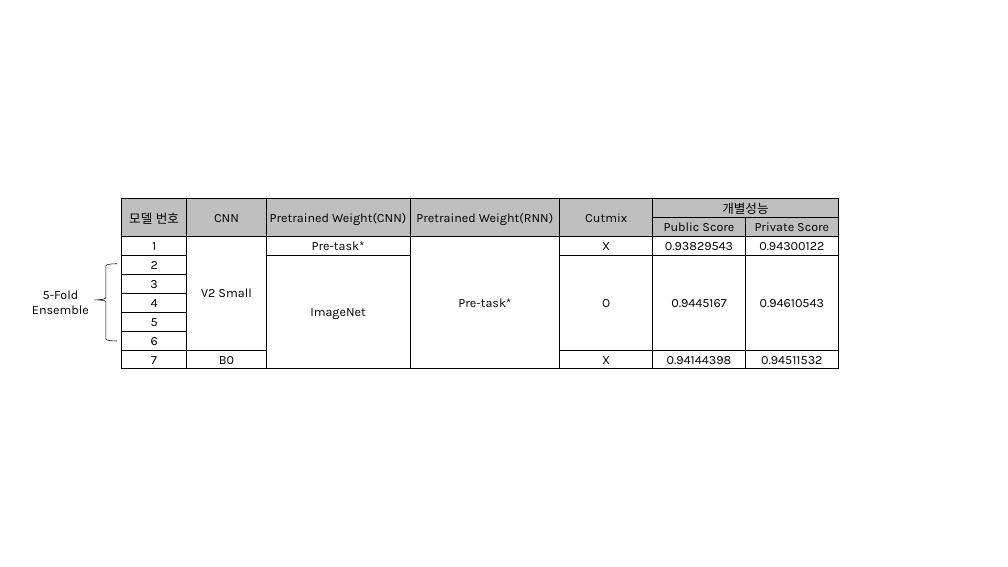
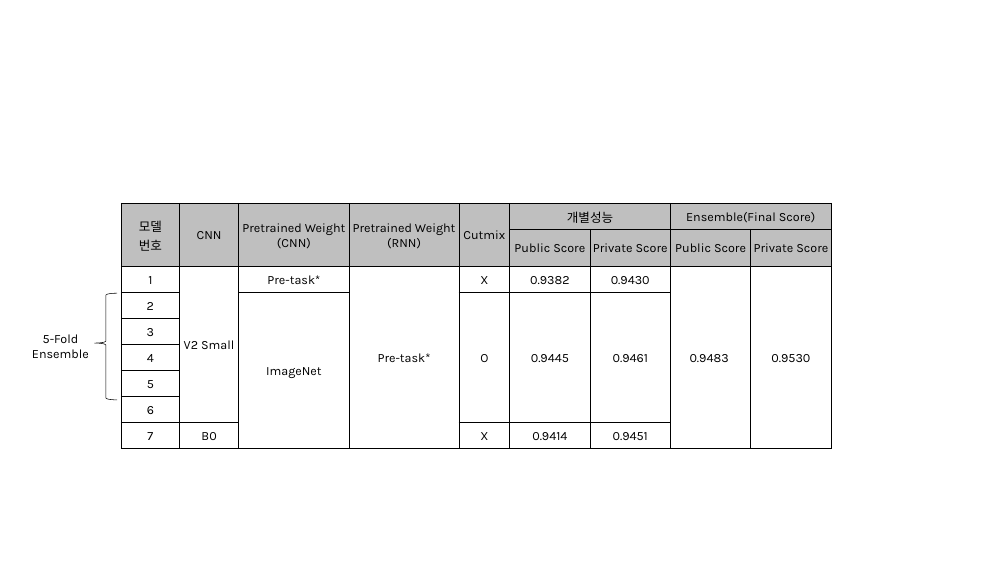
Before and after one commit to hyunseoki/LG_Plant_Disease, a slide deck: slide 2 of asset/그림.pptx. Drawn at 1008x567 pixels with LibreOffice and Linux fonts; fonts in the diff are those of the drawing. Boxes give left, top, right and bottom in pixels: in the first picture for what was removed or moved away, otherwise in the second. Text is boxed around its words. In the diff, an @@ line names an element or a change of style, - is before the commit and + after.

```diff
--- a/asset/그림.pptx
+++ b/asset/그림.pptx
@@ table at bbox=[122, 203, 832, 444] @@
-column 1, row 1: 모델 번호
+column 1, row 1: 모델 / 번호
-column 3, row 1: Pretrained Weight(CNN)
+column 3, row 1: Pretrained Weight / (CNN)
-column 4, row 1: Pretrained Weight(RNN)
+column 4, row 1: Pretrained Weight / (RNN)
-column 6: 개별성능 | Public Score | 0.93829543 | 0.9445167 |  |  |  |  | 0.94144398
-column 7:  | Private Score | 0.94300122 | 0.94610543 |  |  |  |  | 0.94511532
+column 6: 개별성능 | Public Score | 0.9382 | 0.9445 |  |  |  |  | 0.9414
+column 7:  | Private Score | 0.9430 | 0.9461 |  |  |  |  | 0.9451
+column 8: Ensemble(Final Score) | Public Score | 0.9483 |  |  |  |  |  | 
+column 9:  | Private Score | 0.9530 |  |  |  |  |  | 
@@ table: place and size @@
-table at bbox=[122, 198, 839, 368]
+table at bbox=[122, 203, 832, 444]
@@ left brace: place and size @@
-left brace at bbox=[95, 264, 117, 341]
+left brace at bbox=[95, 293, 117, 400]
@@ text "5-Fold Ensemble": place and size @@
-text "5-Fold Ensemble" at bbox=[32, 290, 89, 314]
+text "5-Fold Ensemble" at bbox=[32, 334, 89, 358]
```
Also in this commit, not shown: 2 other files.
